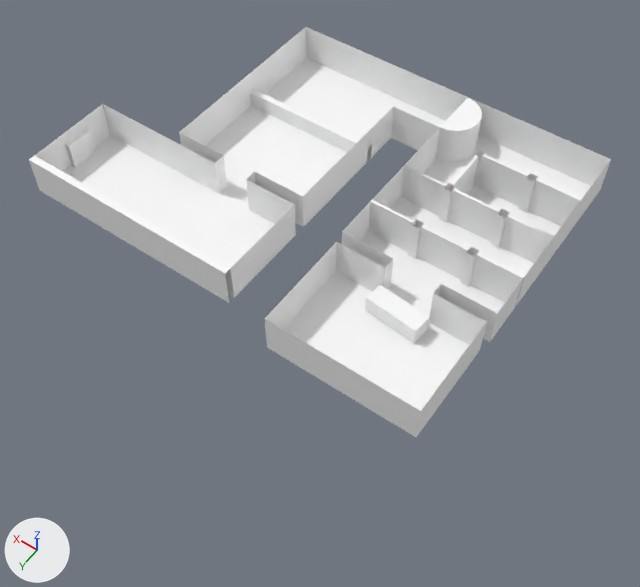
One commit to the FBX model VRTK_GT4/Assets/Models/scene.fbx: the scene before it, then after it.
Both versions are drawn from a 50 mm camera at (-11.1, 18.5, 32.7) aimed at (4.3, -3.1, -1.2). Every picture has the same lights, and +X, +Y and +Z are marked at lower left. Where no turn or scale is listed for an object, it has been applied to the vertices. Vertices at the same position are counted once.

The first picture shows 'dragObject', 'hiddenDoor1', 'hiddenDoor2', 'hiddenDoor3', 'rotateObject', 'scene'.
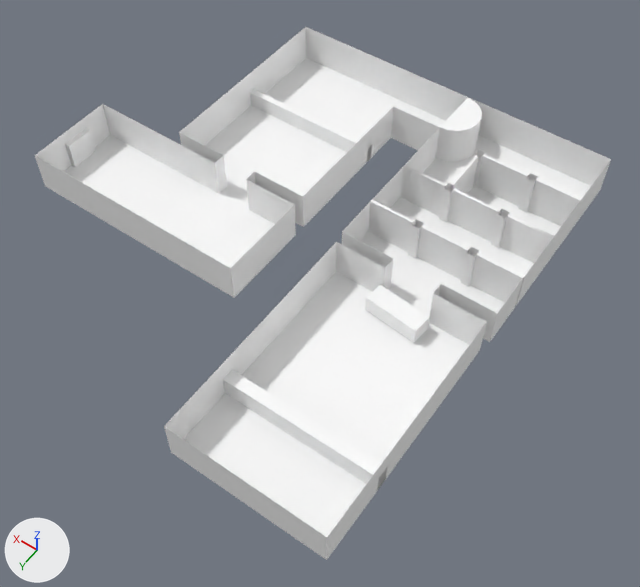
Patch to the scene script:
```diff
--- a/VRTK_GT4/Assets/Models/scene.fbx.py
+++ b/VRTK_GT4/Assets/Models/scene.fbx.py
@@ me_mesh @@
 # used by ob_scene; location = (0.0, 0.0, 0.0); rotation_euler = (1.571, 0.0, 0.0), in degrees (90, 0, 0); scale = (0.01, 0.01, 0.01)
 # verts and faces of me_mesh; kept vertices keep their numbers, new ones are numbered from 352
 # before: 248 (1935.0, 216.0, -20.0) at pixel (34, 155), 249 (684.0, 216.0, -20.0) at pixel (230, 268), 342 (1172.0, 216.0, -57.0) at pixel (143, 226), 343 (976.0, 216.0, -57.0) at pixel (175, 244), 344 (1172.0, 0.0, -57.0) at pixel (150, 256)
 # before: 345 (1935.0, 0.0, -57.0) at pixel (39, 190), 346 (1935.0, 216.0, -57.0) at pixel (28, 159), 347 (976.0, 0.0, -57.0) at pixel (181, 274), 348 (684.0, 216.0, -57.0) at pixel (225, 273), 349 (684.0, 0.0, -57.0) at pixel (229, 303)
 # before: 350 (1172.0, 216.0, -20.0) at pixel (149, 221), 351 (976.0, 216.0, -20.0) at pixel (180, 239)
-me_mesh.from_pydata(...)  # 352 vertices, 286 faces; spans x -405.0..1935.0, y 0.0..216.0, z -152.0..1618.0
+me_mesh.from_pydata(...)  # 337 vertices, 274 faces; spans x -405.0..1935.0, y 0.0..216.0, z -794.0..1618.0
+# me_mesh part 1
+# 17 vertices are removed from x -390.0..390.0, y 0.0..216.0, z -152.0..0.0
+# 16 faces are deleted
+# 3 vertices are added at (124.0, 216.0, -794.0), (-124.0, 216.0, -794.0), (0.0, 216.0, -794.0)
+# 7 new vertices lie (0.0, 0.0, -1178.0) away from vertices in x -390.0..390.0, y 0.0..216.0, z 384.0
+# 10 new faces join them
+# me_mesh part 2
+delete_vertices([*range(342, 350)])  # with the faces that use them
 me_mesh.materials.append(mat_lambert1)
@@ me_mesh_001_1 @@
+me_mesh_001_1.from_pydata(...)  # a box spanning x -5.14..2.66, y 0.0..0.61, z 0.0..1.12
+me_mesh_001_1.materials.append(mat_lambert1)  # white #ffffff
@@ ob_blocker @@
+ob_blocker = bpy.data.objects.new('blocker', me_mesh_001_1)
+ob_blocker.location = (1.24, 3.86, 0.0)
```

What differs and where, as boxes [x1, y1, x2, y2] in the pictures (640 x 587 px):
'scene', reshaped (30% taller): before [29, 27, 611, 437]; after [35, 27, 611, 560]
'blocker', added: after [223, 370, 387, 491]
part 1 of me_mesh, cut back: before [265, 243, 487, 437]; after [164, 243, 487, 560]
part 2 of me_mesh, deleted: before [29, 155, 230, 303]
